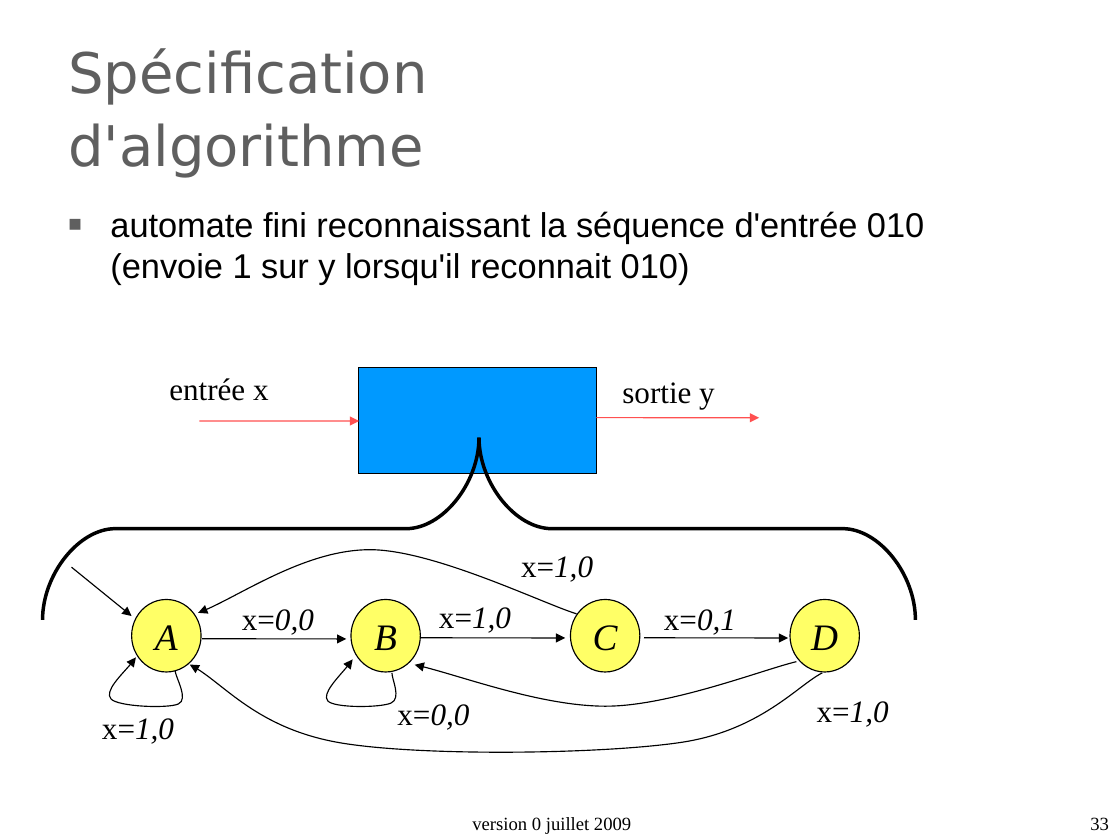
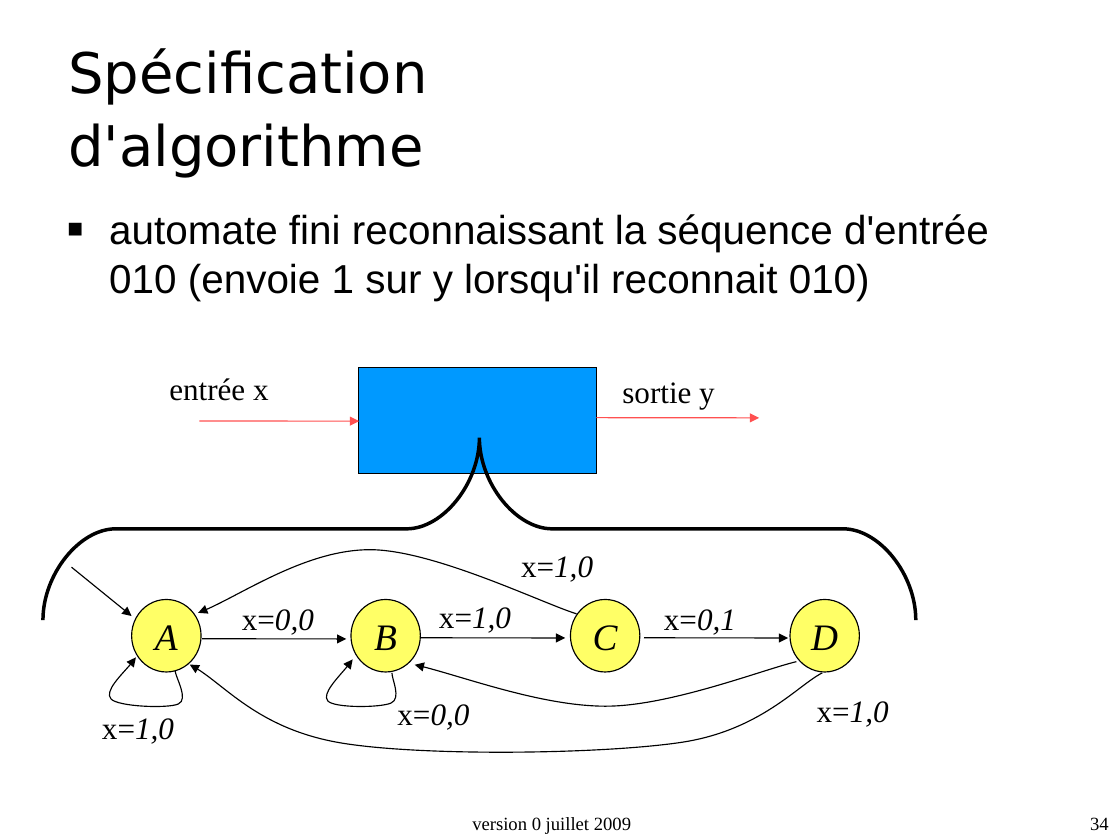
Before and after one commit to duanegris/texts, a slide deck: slide 34 of isi1/slides/2_architecture_machine.ppt (slide 33 before the commit). Drawn at 1120x840 pixels with LibreOffice and Linux fonts; fonts in the diff are those of the drawing; background and template pictures are left out. Boxes give left, top, right and bottom in pixels: in the first picture for what was removed or moved away, otherwise in the second. Text is boxed around its words. In the diff, an @@ line names an element or a change of style, - is before the commit and + after.

```diff
--- a/isi1/slides/2_architecture_machine.ppt
+++ b/isi1/slides/2_architecture_machine.ppt
@@ title "Spécification d'algorithme" at (x1=68, y1=48, x2=427, y2=178): text colour #5F5F5F to #000000 @@
@@ text "automate fini reconnaissant la séquence ..." at (x1=109, y1=214, x2=989, y2=300): size 22.1 to 26 pt; indent changed; bullet colour #5F5F5F to #000000 @@
@@ page number at (x1=1090, y1=817, x2=1109, y2=830): text changed @@
-33
+34
```
Also in this commit, not shown: 33 other slides changed, 1 slide added.
